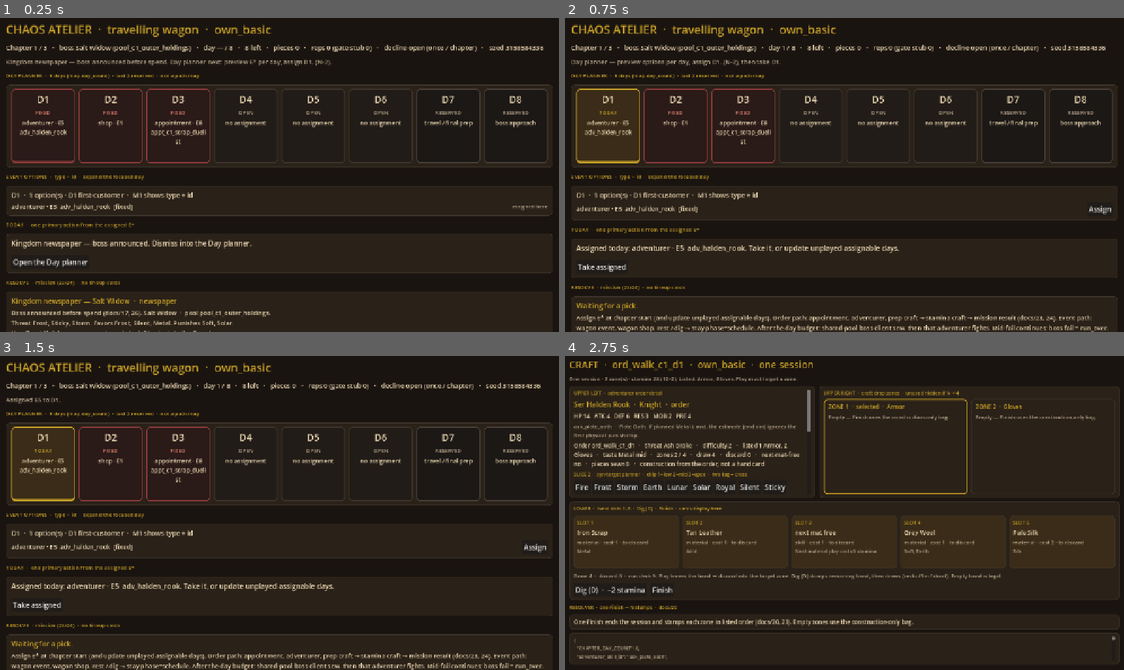
Above: before the commit, frames 1-4 (two rows, left to right).
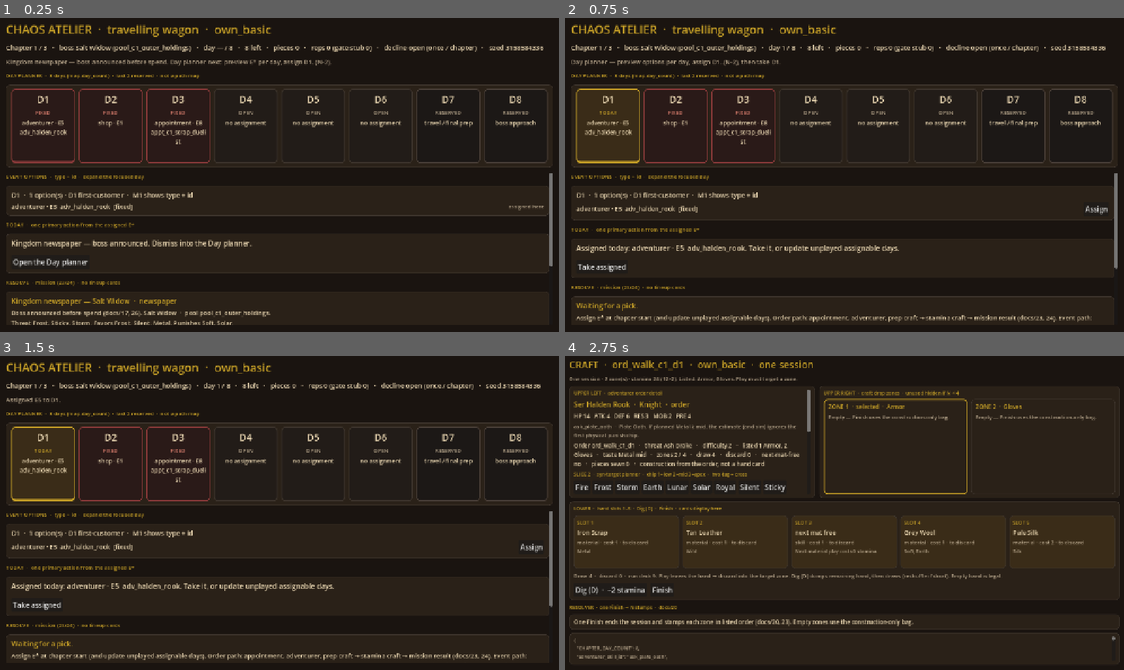
Above: after the commit, the same moments.

Repository: jc-renaisssance/chaos-atelier
Game: Godot game, scene res://src/ui/schedule/schedule_board.tscn
Two runs of this game, one before a commit and one after it. Both use one fixed random seed, a clock stepped at 60 frames per second and the inputs below.
Inputs:
- Up to frame 1 (0.25 s): no input
- Up to frame 2 (0.75 s): click "Open the Day planner" at 0.5 s
- Up to frame 3 (1.5 s): click "Assign" at 1.25 s
- Up to frame 4 (2.75 s): click "Take assigned" at 2 s

The runs differ from the first frame. In frame 1, 0.3% of the frame differs, in the area x 2-99%, y 49-100%; in frame 2, 1.3%, in the area x 1-99%, y 49-100%; in frame 3, 1.3%; in frame 4, nothing differs.

Commit message:
fix(ui): scroll Day planner overflow at 1280x720
Pin the day strip and wrap EVENT OPTIONS / TODAY / RESOLVE in a
ScrollContainer so those panels stay reachable at the project viewport.
No Day-planner law changes.

Co-authored-by: jc-renaisssance <jc-renaisssance@users.noreply.github.com>

Diff:
--- a/src/ui/schedule/schedule_board.gd
+++ b/src/ui/schedule/schedule_board.gd
@@ -27,6 +27,7 @@
 var _decline_btn: Button
 var _take_btn: Button
 var _schedule_root: Control
+var _body_scroll: ScrollContainer
 var _craft_table: CraftTable
 var _dex_screen: DexScreen
 var _dex_open: bool = false
@@ -62,49 +63,75 @@
 
 	var root := VBoxContainer.new()
 	root.add_theme_constant_override("separation", 12)
+	root.size_flags_horizontal = Control.SIZE_EXPAND_FILL
+	root.size_flags_vertical = Control.SIZE_EXPAND_FILL
 	margin.add_child(root)
 
 	_title = _label("CHAOS ATELIER  ·  travelling wagon", 26, GOLD)
 	root.add_child(_title)
 	_meta = _label("", 15, INK)
 	_meta.autowrap_mode = TextServer.AUTOWRAP_WORD_SMART
+	_meta.size_flags_horizontal = Control.SIZE_EXPAND_FILL
 	root.add_child(_meta)
 	_note = _label("", 14, MUTED)
 	_note.autowrap_mode = TextServer.AUTOWRAP_WORD_SMART
+	_note.size_flags_horizontal = Control.SIZE_EXPAND_FILL
 	root.add_child(_note)
 
 	_planner_caption = _caption("DAY PLANNER  ·  map day_count  ·  not a path map")
 	root.add_child(_planner_caption)
 	var timeline_panel := _panel()
-	timeline_panel.size_flags_vertical = Control.SIZE_EXPAND_FILL
+	timeline_panel.size_flags_horizontal = Control.SIZE_EXPAND_FILL
 	root.add_child(timeline_panel)
 	_timeline = HBoxContainer.new()
 	_timeline.add_theme_constant_override("separation", 8)
+	_timeline.size_flags_horizontal = Control.SIZE_EXPAND_FILL
 	timeline_panel.add_child(_timeline)
 
-	root.add_child(_caption("EVENT OPTIONS  ·  type + id  ·  expand the focused day"))
+	## 1280×720: day strip stays put; EVENT OPTIONS / TODAY / RESOLVE scroll.
+	_body_scroll = ScrollContainer.new()
+	_body_scroll.size_flags_horizontal = Control.SIZE_EXPAND_FILL
+	_body_scroll.size_flags_vertical = Control.SIZE_EXPAND_FILL
+	_body_scroll.horizontal_scroll_mode = ScrollContainer.SCROLL_MODE_DISABLED
+	root.add_child(_body_scroll)
+	var body := VBoxContainer.new()
+	body.add_theme_constant_override("separation", 12)
+	body.size_flags_horizontal = Control.SIZE_EXPAND_FILL
+	_body_scroll.add_child(body)
+
+	body.add_child(_caption("EVENT OPTIONS  ·  type + id  ·  expand the focused day"))
 	var options_panel := _panel()
-	root.add_child(options_panel)
+	options_panel.size_flags_horizontal = Control.SIZE_EXPAND_FILL
+	body.add_child(options_panel)
 	var options_box := VBoxContainer.new()
 	options_box.add_theme_constant_override("separation", 6)
+	options_box.size_flags_horizontal = Control.SIZE_EXPAND_FILL
 	options_panel.add_child(options_box)
 	_options_title = _label("Click a day to preview E*.", 15, INK)
+	_options_title.autowrap_mode = TextServer.AUTOWRAP_WORD_SMART
+	_options_title.size_flags_horizontal = Control.SIZE_EXPAND_FILL
 	options_box.add_child(_options_title)
 	_options = VBoxContainer.new()
 	_options.add_theme_constant_override("separation", 4)
+	_options.size_flags_horizontal = Control.SIZE_EXPAND_FILL
 	options_box.add_child(_options)
 
-	root.add_child(_caption("TODAY  ·  one primary action from the assigned E*"))
+	body.add_child(_caption("TODAY  ·  one primary action from the assigned E*"))
 	var today := _panel()
-	root.add_child(today)
+	today.size_flags_horizontal = Control.SIZE_EXPAND_FILL
+	body.add_child(today)
 	var today_box := VBoxContainer.new()
 	today_box.add_theme_constant_override("separation", 8)
+	today_box.size_flags_horizontal = Control.SIZE_EXPAND_FILL
 	today.add_child(today_box)
 	_today_title = _label("Assign the chapter, then take today.", 16, INK)
+	_today_title.autowrap_mode = TextServer.AUTOWRAP_WORD_SMART
+	_today_title.size_flags_horizontal = Control.SIZE_EXPAND_FILL
 	today_box.add_child(_today_title)
 	_actions = HFlowContainer.new()
 	_actions.add_theme_constant_override("h_separation", 8)
 	_actions.add_theme_constant_override("v_separation", 8)
+	_actions.size_flags_horizontal = Control.SIZE_EXPAND_FILL
 	today_box.add_child(_actions)
 	var today_row := HBoxContainer.new()
 	today_row.add_theme_constant_override("separation", 8)
@@ -116,13 +143,17 @@
 	_continue_btn = _btn("Continue", _on_continue)
 	today_row.add_child(_continue_btn)
 
-	root.add_child(_caption("RESOLVE  ·  mission (23/24)  ·  no lineup cards"))
+	body.add_child(_caption("RESOLVE  ·  mission (23/24)  ·  no lineup cards"))
 	var resolve := _panel()
-	root.add_child(resolve)
+	resolve.size_flags_horizontal = Control.SIZE_EXPAND_FILL
+	body.add_child(resolve)
 	var resolve_box := VBoxContainer.new()
 	resolve_box.add_theme_constant_override("separation", 6)
+	resolve_box.size_flags_horizontal = Control.SIZE_EXPAND_FILL
 	resolve.add_child(resolve_box)
 	_resolve_title = _label("Waiting for a pick.", 16, GOLD)
+	_resolve_title.autowrap_mode = TextServer.AUTOWRAP_WORD_SMART
+	_resolve_title.size_flags_horizontal = Control.SIZE_EXPAND_FILL
 	resolve_box.add_child(_resolve_title)
 	_resolve_body = _label(
 		"Appointment / adventurer / prep craft → stamina craft (order-fixed construction). "
@@ -131,12 +162,14 @@
 		INK
 	)
 	_resolve_body.autowrap_mode = TextServer.AUTOWRAP_WORD_SMART
+	_resolve_body.size_flags_horizontal = Control.SIZE_EXPAND_FILL
 	resolve_box.add_child(_resolve_body)
 
-	root.add_child(_caption("STAMP  ·  docs/20 full dump  ·  crafts_done unbounded telemetry"))
+	body.add_child(_caption("STAMP  ·  docs/20 full dump  ·  crafts_done unbounded telemetry"))
 	var stamp_panel := _panel()
 	stamp_panel.custom_minimum_size.y = 96
-	root.add_child(stamp_panel)
+	stamp_panel.size_flags_horizontal = Control.SIZE_EXPAND_FILL
+	body.add_child(stamp_panel)
 	var stamp_scroll := ScrollContainer.new()
 	stamp_scroll.size_flags_horizontal = Control.SIZE_EXPAND_FILL
 	stamp_scroll.size_flags_vertical = Control.SIZE_EXPAND_FILL
@@ -149,12 +182,14 @@
 
 	var demo := HBoxContainer.new()
 	demo.add_theme_constant_override("separation", 8)
-	root.add_child(demo)
+	demo.size_flags_horizontal = Control.SIZE_EXPAND_FILL
+	body.add_child(demo)
 	demo.add_child(_btn("Dex", _on_dex))
 	demo.add_child(_btn("Reroll this chapter", _on_reroll))
 	demo.add_child(_btn("Demo next chapter", _on_next_chapter))
 	var hint := _label("Dex · shop / menu collection list. own_basic loop: newspaper → Day planner → craft → boss-client sew → fight. Shop events / portraits Later.", 12, MUTED)
 	hint.size_flags_horizontal = Control.SIZE_EXPAND_FILL
+	hint.autowrap_mode = TextServer.AUTOWRAP_WORD_SMART
 	hint.horizontal_alignment = HORIZONTAL_ALIGNMENT_RIGHT
 	demo.add_child(hint)
 
Not shown, changed: tools/verify_day_planner.py
